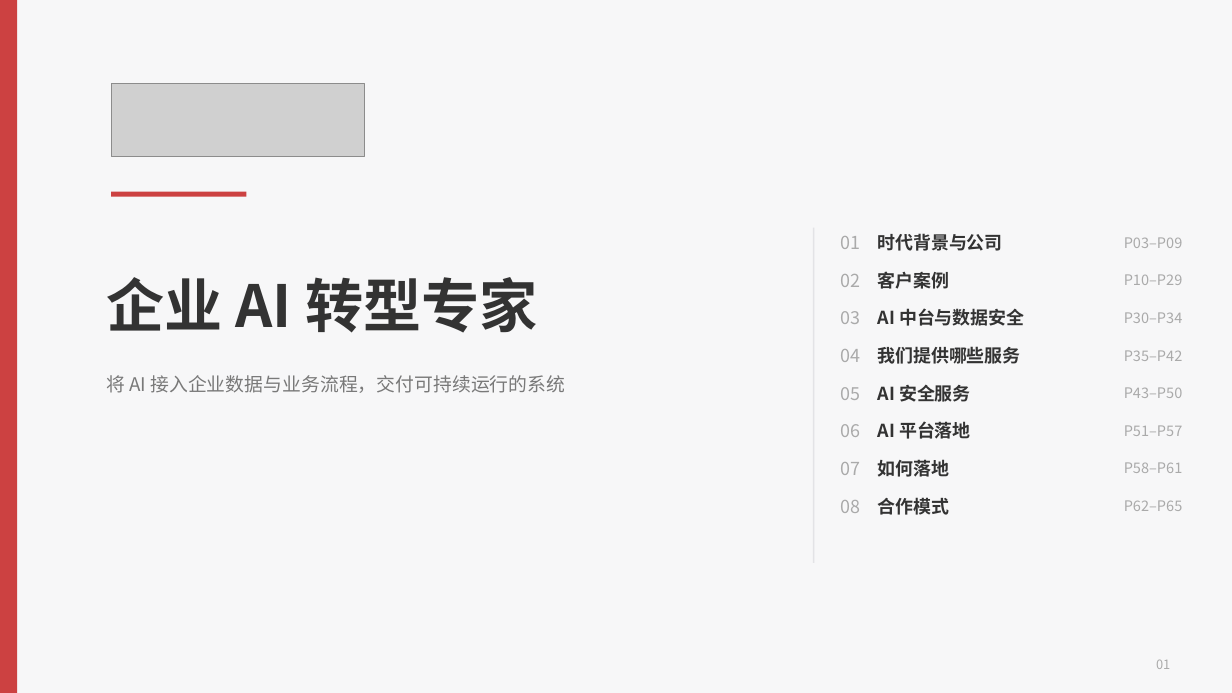
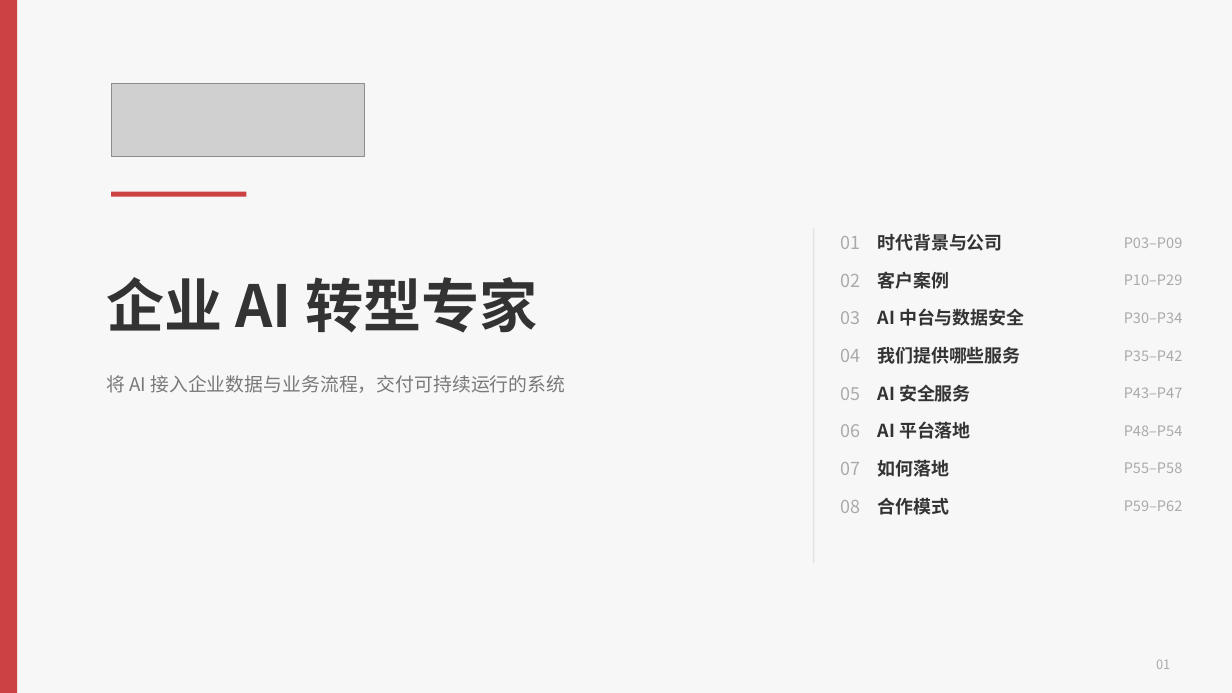
Before and after one commit to hveraus/ssw-business, a slide deck: slide 1 of SSW AI 业务_v2/SSW AI 业务_v3.pptx. Drawn at 1232x693 pixels with LibreOffice and Linux fonts; fonts in the diff are those of the drawing; grey boxes stand for pictures. Boxes give left, top, right and bottom in pixels: in the first picture for what was removed or moved away, otherwise in the second. Text is boxed around its words. In the diff, an @@ line names an element or a change of style, - is before the commit and + after.

```diff
--- a/SSW AI 业务_v2/SSW AI 业务_v3.pptx
+++ b/SSW AI 业务_v2/SSW AI 业务_v3.pptx
@@ text at box(1124, 387, 1183, 398): text changed @@
-P43–P50
+P43–P47
@@ text at box(1124, 425, 1183, 436): text changed @@
-P51–P57
+P48–P54
@@ text at box(1124, 462, 1183, 473): text changed @@
-P58–P61
+P55–P58
@@ text at box(1124, 500, 1183, 511): text changed @@
-P62–P65
+P59–P62
```
Also in this commit, not shown: 18 other slides changed, 3 slides removed, 2 other files.
